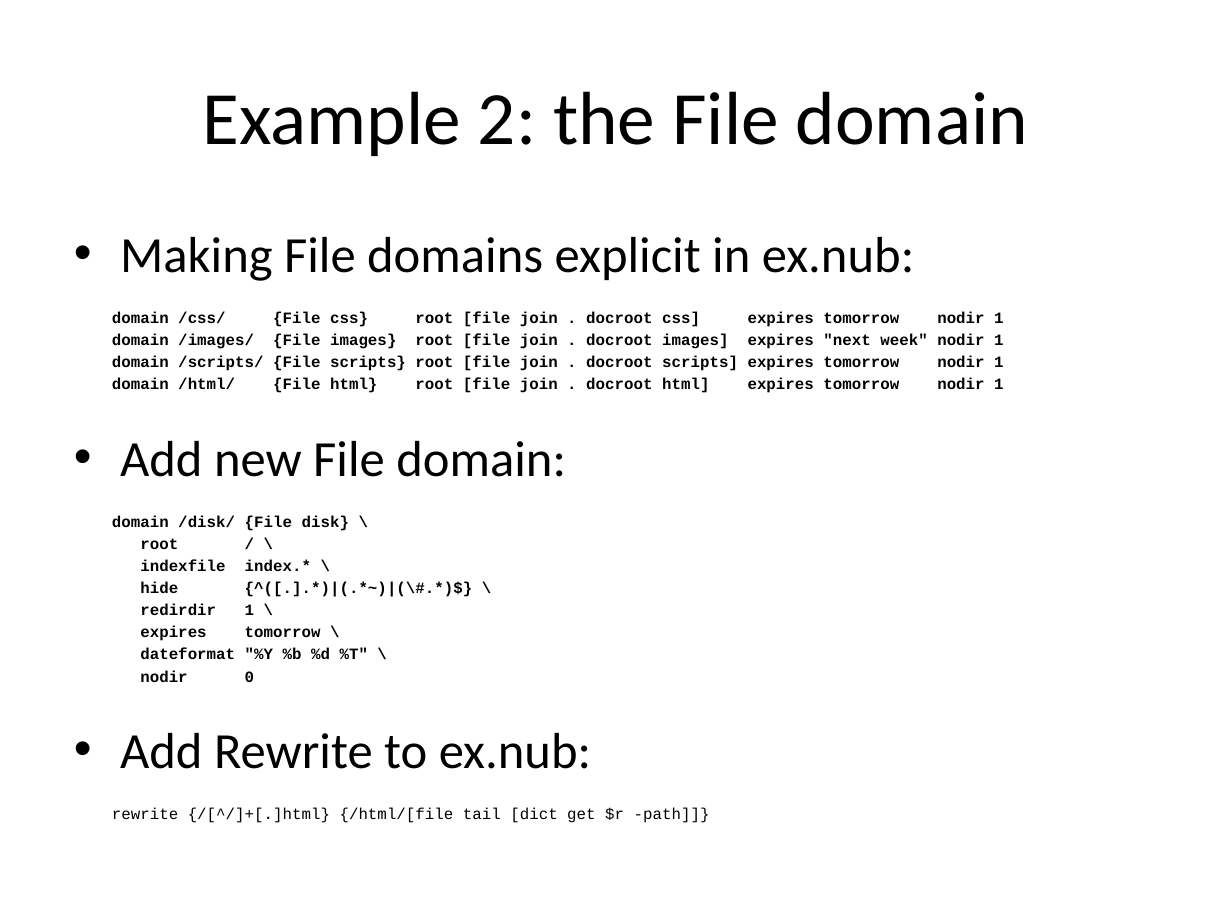
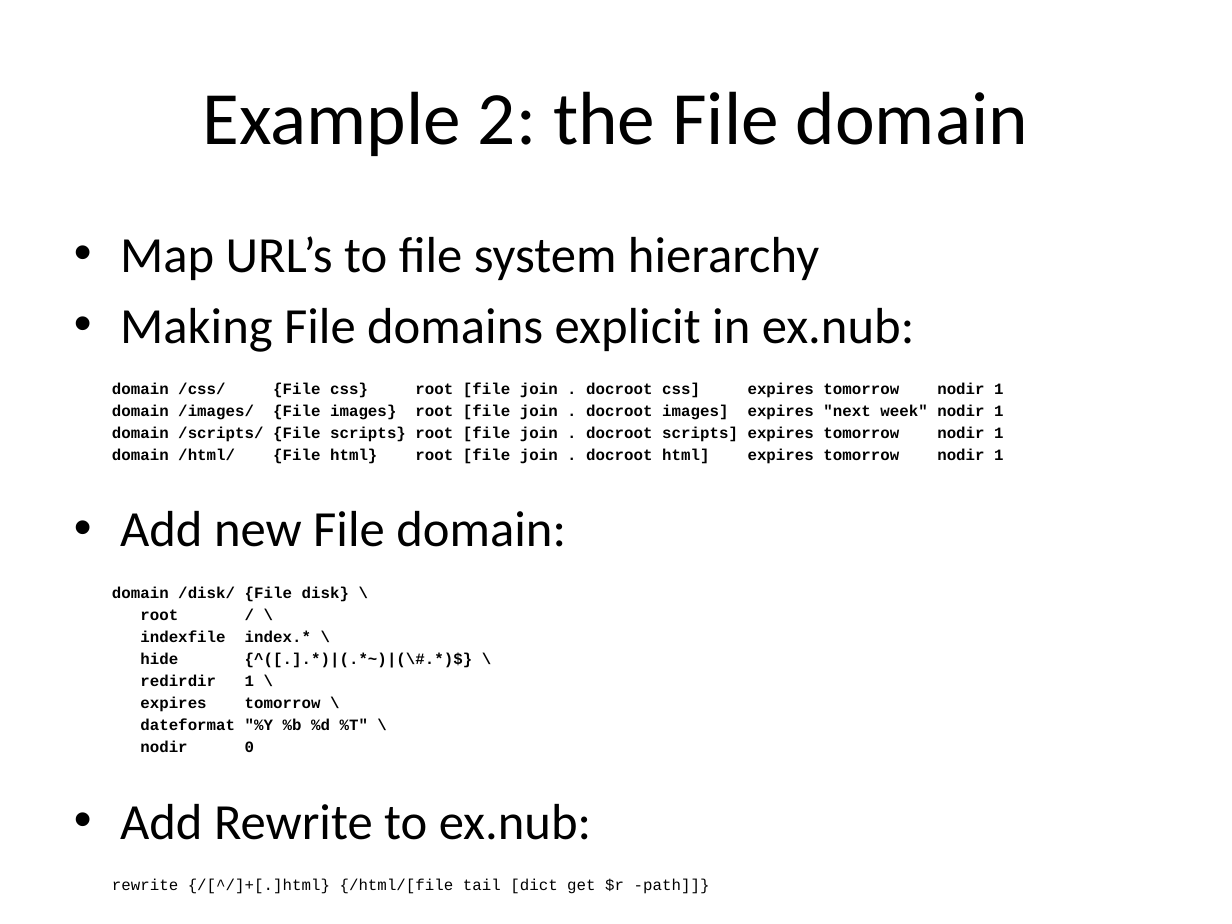
Before and after one commit to jdc8/wubwikit, a slide deck: slide 15 of wubexamples/Lets_Wub.pptx (slide 14 before the commit). Drawn at 1232x924 pixels with LibreOffice and Linux fonts; fonts in the diff are those of the drawing; background and template pictures are left out. Boxes give left, top, right and bottom in pixels: in the first picture for what was removed or moved away, otherwise in the second. Text is boxed around its words. In the diff, an @@ line names an element or a change of style, - is before the commit and + after.

```diff
--- a/wubexamples/Lets_Wub.pptx
+++ b/wubexamples/Lets_Wub.pptx
@@ text at [120,236,819,280]: paragraph added @@
+• Map URL’s to file system hierarchy
```
Also in this commit, not shown: 2 other slides changed, 15 slides added.
